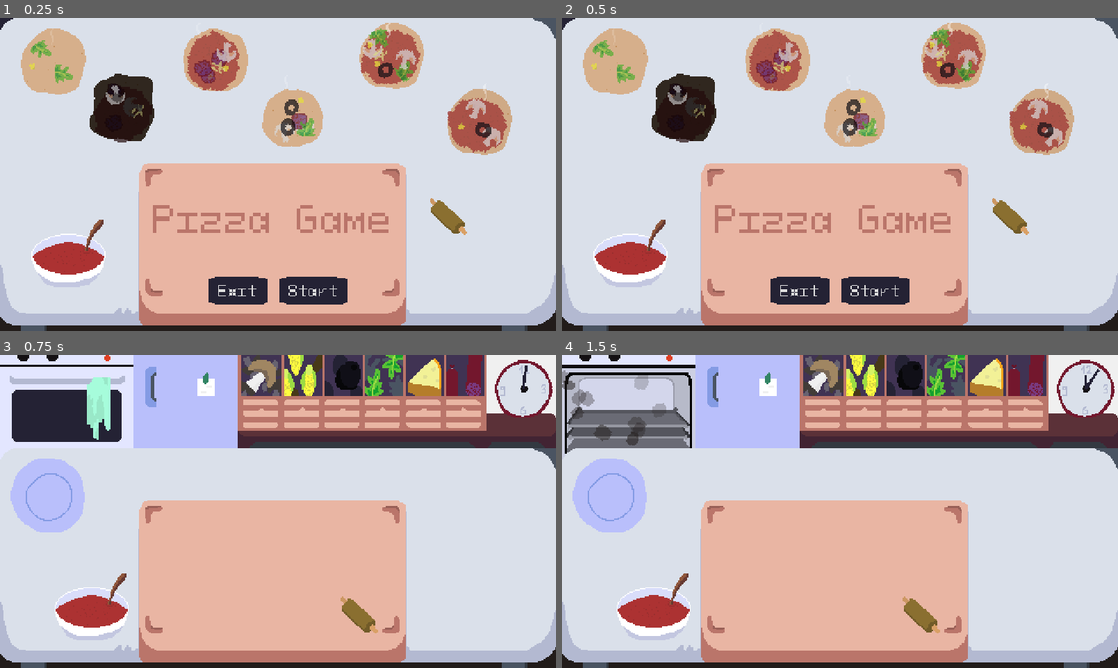
Above: before the commit, frames 1-4 (two rows, left to right).
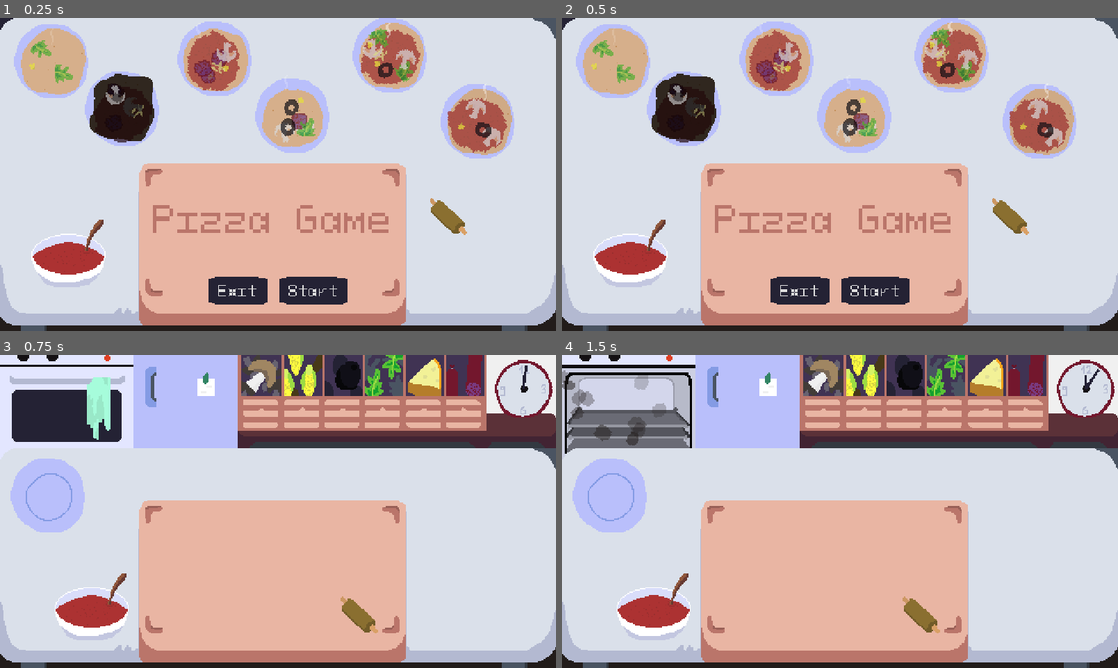
Above: after the commit, the same moments.

Repository: martindzejky/pizza-game
Game: Godot game, scene res://scenes/start.tscn
Two runs of this game, one before a commit and one after it. Both use one fixed random seed, a clock stepped at 60 frames per second and the inputs below.
Inputs (mouse positions are in pixels of both pictures, inside the frame that each line leads up to):
- Up to frame 1 (0.25 s): no input
- Up to frame 2 (0.5 s): no input
- Up to frame 3 (0.75 s): click "Start" at 0.5 s
- Up to frame 4 (1.5 s): tap Enter at 1.25 s; move the mouse to (628, 401) at 1.27 s; click (628, 401) at 1.42 s

The runs differ from the first frame. In frame 1, 3.7% of the frame differs, in the area x 2-93%, y 0-45%; in frame 2, 3.7%; in frame 3, nothing differs; in frame 4, nothing differs.

Commit message:
improve the end scene pizza gallery a little
closes #9

Diff:
--- a/objects/generated-pizza/generated-pizza.tscn
+++ b/objects/generated-pizza/generated-pizza.tscn
@@ -9,11 +9,14 @@
 [ext_resource type="PackedScene" uid="uid://blwk8duhcsvmu" path="res://objects/ingredients/rukola.tscn" id="7_nyl5p"]
 [ext_resource type="PackedScene" uid="uid://bpfs8o86rhkqy" path="res://objects/ingredients/salam.tscn" id="8_cv7am"]
 [ext_resource type="PackedScene" uid="uid://k3ssjquq313h" path="res://objects/dough/dough.tscn" id="9_xqjrq"]
+[ext_resource type="Texture2D" uid="uid://cw2yu0lu7xc3r" path="res://sprites/plate.png" id="9_ygcpl"]
 
 [node name="generated-pizza" type="Node2D"]
 script = ExtResource("1_rc8u5")
-speed = 30
 tomatoBase = ExtResource("2_bnpj3")
 ingredients = [ExtResource("3_6rlyl"), ExtResource("4_raust"), ExtResource("5_la1mu"), ExtResource("6_ofbou"), ExtResource("7_nyl5p"), ExtResource("8_cv7am")]
 
+[node name="plate" type="Sprite2D" parent="."]
+texture = ExtResource("9_ygcpl")
+
 [node name="dough" parent="." instance=ExtResource("9_xqjrq")]
--- a/scenes/end.tscn
+++ b/scenes/end.tscn
@@ -1,10 +1,15 @@
-[gd_scene load_steps=4 format=3 uid="uid://4fei2hjxp84l"]
+[gd_scene load_steps=5 format=3 uid="uid://4fei2hjxp84l"]
 
 [ext_resource type="PackedScene" uid="uid://brwmjnnpq7kye" path="res://ui/pizza-gallery.tscn" id="1_auhlt"]
 [ext_resource type="Script" path="res://ui/start-btn.gd" id="1_iqrhl"]
+[ext_resource type="Texture2D" uid="uid://dbijxe85vh37b" path="res://sprites/end-table.png" id="1_p56sd"]
 [ext_resource type="Script" path="res://ui/exit-btn.gd" id="2_0d7lr"]
 
 [node name="end" type="Node"]
+
+[node name="background" type="Sprite2D" parent="."]
+texture = ExtResource("1_p56sd")
+centered = false
 
 [node name="ui" type="Control" parent="."]
 layout_mode = 3
@@ -22,14 +27,22 @@
 grow_horizontal = 2
 grow_vertical = 2
 
-[node name="items" type="VBoxContainer" parent="ui/margin"]
+[node name="scroll" type="ScrollContainer" parent="ui/margin"]
 layout_mode = 2
 offset_left = 10.0
 offset_top = 10.0
 offset_right = 470.0
 offset_bottom = 260.0
+size_flags_vertical = 3
 
-[node name="title" type="Label" parent="ui/margin/items"]
+[node name="container" type="VBoxContainer" parent="ui/margin/scroll"]
+layout_mode = 2
+offset_right = 460.0
+offset_bottom = 250.0
+size_flags_horizontal = 3
+size_flags_vertical = 3
+
+[node name="title" type="Label" parent="ui/margin/scroll/container"]
 layout_mode = 2
 offset_right = 460.0
 offset_bottom = 25.0
@@ -39,65 +52,103 @@
 horizontal_alignment = 1
 vertical_alignment = 1
 
-[node name="subtitle" type="Label" parent="ui/margin/items"]
+[node name="success" type="Label" parent="ui/margin/scroll/container"]
 layout_mode = 2
 offset_top = 35.0
 offset_right = 460.0
-offset_bottom = 73.0
+offset_bottom = 54.0
 grow_horizontal = 2
 pivot_offset = Vector2(240, 30)
-theme_override_font_sizes/font_size = 13
-text = "Don't forget to screenshot your collection and post into the comments..."
+theme_type_variation = &"SmallText"
+text = "Successful orders"
 horizontal_alignment = 1
 vertical_alignment = 1
-autowrap_mode = 2
 
-[node name="scroll" type="ScrollContainer" parent="ui/margin/items"]
+[node name="success-centering" type="HBoxContainer" parent="ui/margin/scroll/container"]
 layout_mode = 2
-offset_top = 83.0
+offset_top = 64.0
 offset_right = 460.0
-offset_bottom = 216.0
-size_flags_vertical = 3
+offset_bottom = 64.0
+alignment = 1
 
-[node name="pizza-gallery" parent="ui/margin/items/scroll" instance=ExtResource("1_auhlt")]
+[node name="pizza-gallery" parent="ui/margin/scroll/container/success-centering" instance=ExtResource("1_auhlt")]
 layout_mode = 2
 anchors_preset = 0
 anchor_right = 0.0
 anchor_bottom = 0.0
 offset_right = 460.0
-offset_bottom = 133.0
 grow_horizontal = 1
 grow_vertical = 1
 size_flags_horizontal = 3
 
-[node name="btns" type="HBoxContainer" parent="ui/margin/items"]
+[node name="fail" type="Label" parent="ui/margin/scroll/container"]
 layout_mode = 2
-offset_top = 226.0
+offset_top = 74.0
 offset_right = 460.0
-offset_bottom = 250.0
+offset_bottom = 93.0
 grow_horizontal = 2
-grow_vertical = 2
+pivot_offset = Vector2(240, 30)
+theme_type_variation = &"SmallText"
+text = "Failed orders"
+horizontal_alignment = 1
+vertical_alignment = 1
+
+[node name="fail-centering" type="HBoxContainer" parent="ui/margin/scroll/container"]
+layout_mode = 2
+offset_top = 103.0
+offset_right = 460.0
+offset_bottom = 103.0
 alignment = 1
 
-[node name="restart" type="Button" parent="ui/margin/items/btns"]
+[node name="bottom-space" type="Control" parent="ui/margin/scroll/container"]
+custom_minimum_size = Vector2i(0, 40)
 layout_mode = 2
-offset_right = 406.0
+anchors_preset = 0
+offset_top = 113.0
+offset_right = 460.0
+offset_bottom = 153.0
+
+[node name="menu" type="Control" parent="ui/margin"]
+layout_mode = 2
+anchors_preset = 0
+offset_left = 10.0
+offset_top = 260.0
+offset_right = 470.0
+offset_bottom = 260.0
+size_flags_vertical = 8
+
+[node name="btns" type="HBoxContainer" parent="ui/margin/menu"]
+layout_mode = 1
+anchors_preset = 7
+anchor_left = 0.5
+anchor_top = 1.0
+anchor_right = 0.5
+anchor_bottom = 1.0
+offset_left = -75.0
+offset_top = -24.0
+offset_right = 75.0
+grow_horizontal = 2
+grow_vertical = 0
+alignment = 1
+
+[node name="restart" type="Button" parent="ui/margin/menu/btns"]
+layout_mode = 2
+offset_right = 88.0
 offset_bottom = 24.0
 grow_horizontal = 2
 grow_vertical = 0
-size_flags_horizontal = 3
 text = "Next day"
 script = ExtResource("1_iqrhl")
 
-[node name="exit" type="Button" parent="ui/margin/items/btns"]
+[node name="exit" type="Button" parent="ui/margin/menu/btns"]
 layout_mode = 2
-offset_left = 416.0
-offset_right = 460.0
+offset_left = 98.0
+offset_right = 150.0
 offset_bottom = 24.0
 grow_horizontal = 2
 grow_vertical = 0
 text = "Exit"
 script = ExtResource("2_0d7lr")
 
-[connection signal="pressed" from="ui/margin/items/btns/restart" to="ui/margin/items/btns/restart" method="_onClicked"]
-[connection signal="pressed" from="ui/margin/items/btns/exit" to="ui/margin/items/btns/exit" method="_onClicked"]
+[connection signal="pressed" from="ui/margin/menu/btns/restart" to="ui/margin/menu/btns/restart" method="_onClicked"]
+[connection signal="pressed" from="ui/margin/menu/btns/exit" to="ui/margin/menu/btns/exit" method="_onClicked"]
--- a/ui/pizza-picture.tscn
+++ b/ui/pizza-picture.tscn
@@ -1,34 +1,37 @@
-[gd_scene load_steps=2 format=3 uid="uid://bttutyy6cfnbt"]
+[gd_scene load_steps=3 format=3 uid="uid://bttutyy6cfnbt"]
 
+[ext_resource type="Texture2D" uid="uid://cw2yu0lu7xc3r" path="res://sprites/plate.png" id="1_a0ak2"]
 [ext_resource type="Texture2D" uid="uid://bjwn61djpog7d" path="res://sprites/stars.png" id="2_23p0d"]
 
-[node name="pizza-picture" type="Panel"]
+[node name="pizza-picture" type="VBoxContainer"]
 custom_minimum_size = Vector2i(90, 90)
 offset_right = 64.0
 offset_bottom = 64.0
 
 [node name="container" type="CenterContainer" parent="."]
-custom_minimum_size = Vector2i(64, 64)
-layout_mode = 1
-anchors_preset = 10
-anchor_right = 1.0
+custom_minimum_size = Vector2i(80, 80)
+layout_mode = 2
+offset_right = 90.0
+offset_bottom = 80.0
 grow_horizontal = 2
 
 [node name="center" type="Control" parent="container"]
 layout_mode = 2
 anchors_preset = 0
 offset_left = 45.0
-offset_top = 32.0
+offset_top = 40.0
 offset_right = 45.0
-offset_bottom = 32.0
+offset_bottom = 40.0
+
+[node name="plate" type="Sprite2D" parent="container/center"]
+texture = ExtResource("1_a0ak2")
 
 [node name="rating" type="CenterContainer" parent="."]
-custom_minimum_size = Vector2i(64, 22)
-layout_mode = 1
-anchors_preset = 12
-anchor_top = 1.0
-anchor_right = 1.0
-anchor_bottom = 1.0
+custom_minimum_size = Vector2i(80, 22)
+layout_mode = 2
+offset_top = 90.0
+offset_right = 90.0
+offset_bottom = 112.0
 grow_horizontal = 2
 grow_vertical = 0
 
@@ -42,13 +45,13 @@
 
 [node name="stars-dark" type="Sprite2D" parent="rating/center"]
 self_modulate = Color(0.129412, 0.129412, 0.129412, 1)
-position = Vector2(-40, -10)
+position = Vector2(-40, -8)
 texture = ExtResource("2_23p0d")
 centered = false
 region_rect = Rect2(0, 0, 80, 16)
 
 [node name="stars" type="Sprite2D" parent="rating/center"]
-position = Vector2(-40, -10)
+position = Vector2(-40, -8)
 texture = ExtResource("2_23p0d")
 centered = false
 region_enabled = true
--- a/ui/theme.tres
+++ b/ui/theme.tres
@@ -65,3 +65,7 @@
 PauseTitle/colors/font_color = Color(1, 1, 1, 1)
 PauseTitle/colors/font_outline_color = Color(1, 1, 1, 1)
 PauseTitle/font_sizes/font_size = 31
+SmallText/base_type = &"Label"
+SmallText/font_sizes/font_size = 13
+Title/base_type = &"Label"
+Title/font_sizes/font_size = 22
Not shown: 1 places in objects/generated-pizza/generated-pizza.tscn that only renumber resources
Binary file added: sprites/end-table.png
Not shown, added: sprites/end-table.png.import
